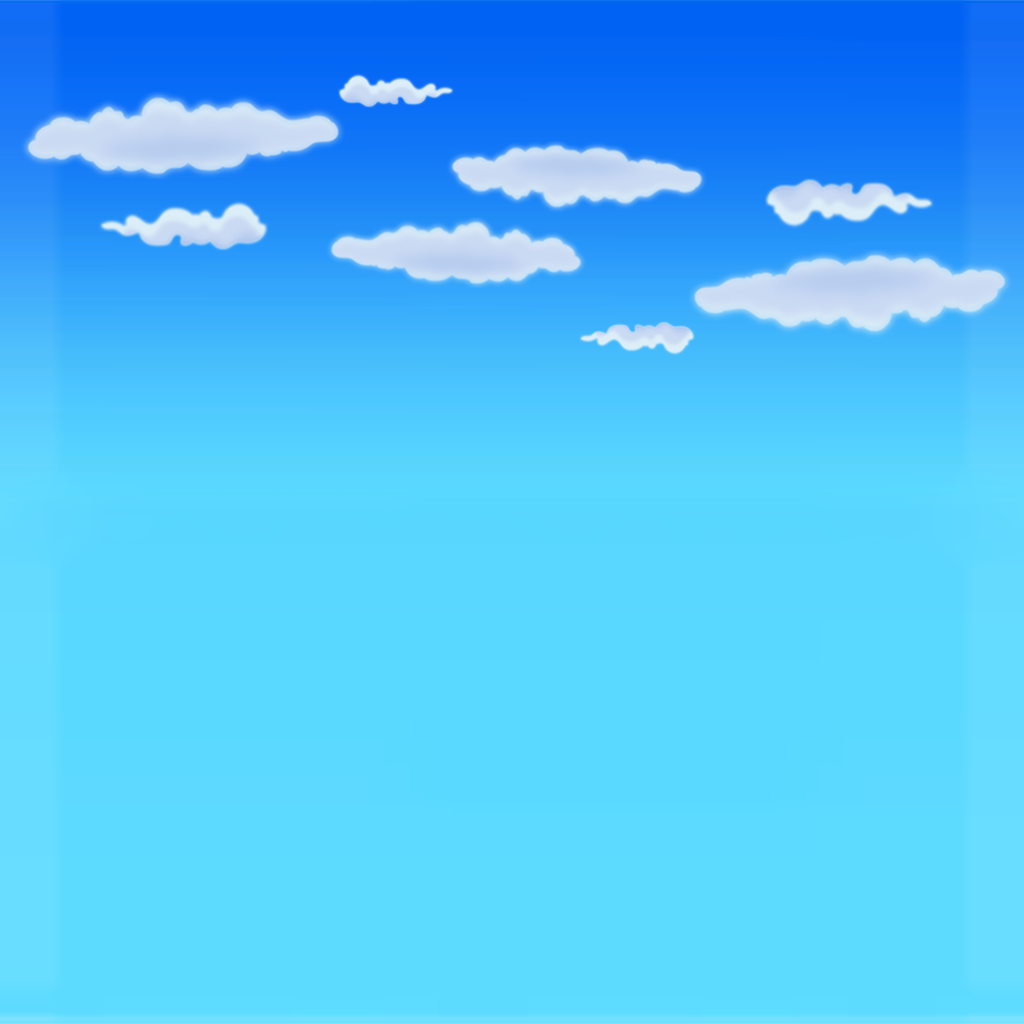
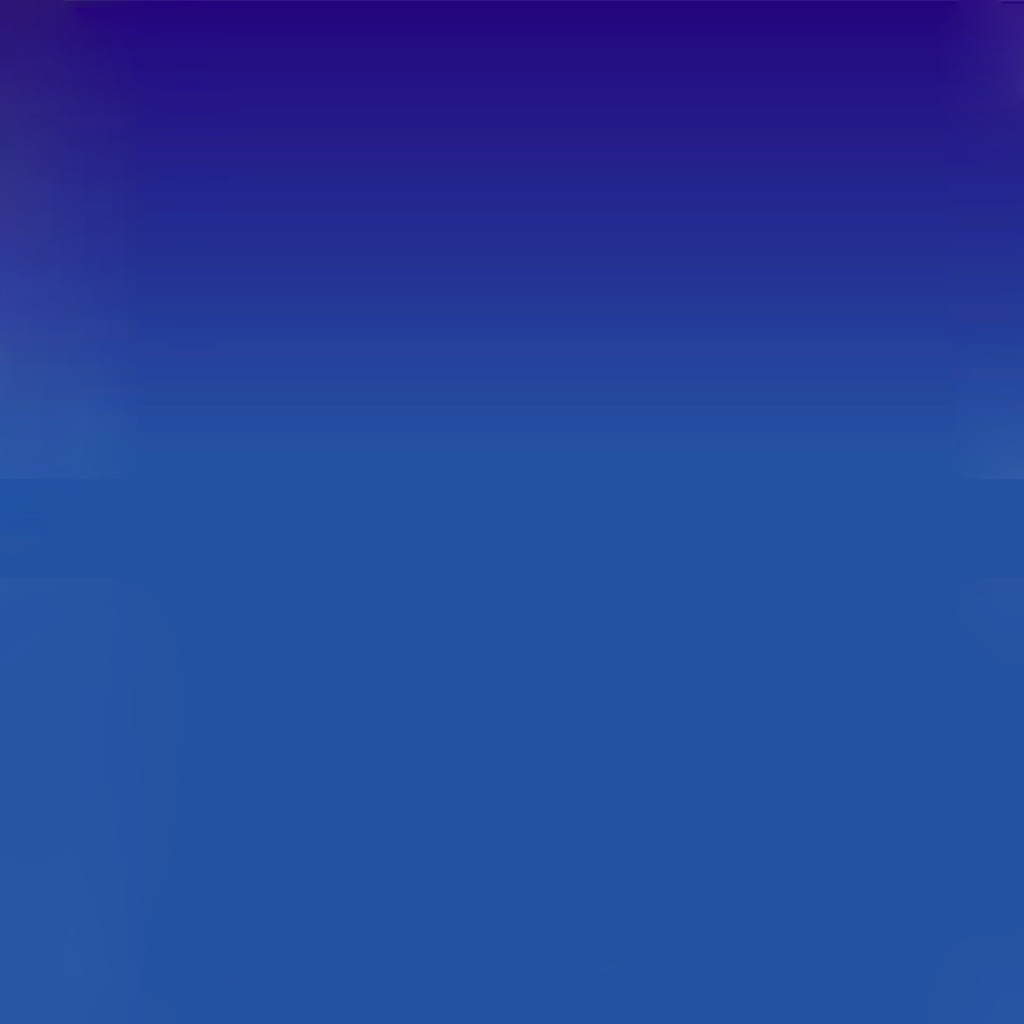
Revision of a layered 1024px x 1024px image; what changed, layer by layer:
added group "밤" with 7 layers above "낮" over [0, 0, 1024, 1024]
added layer "Bg01 #08248" in group "밤" over [0, 0, 1024, 1024]
hid "Cloud02 사본 2", moved it into group "낮" over [20, 73, 1013, 356]
moved "Bg01" into group "낮" over [0, 0, 1024, 1024]
